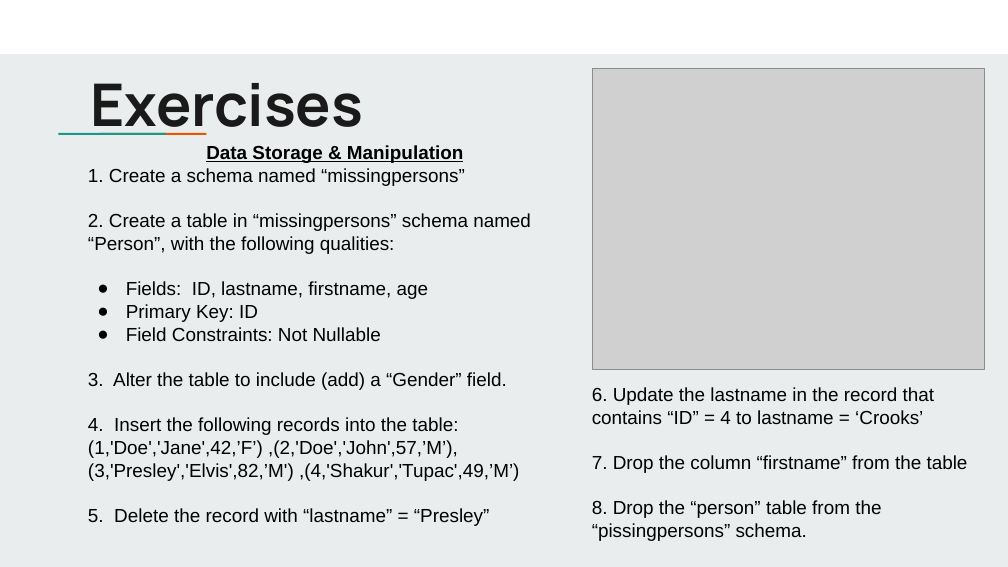
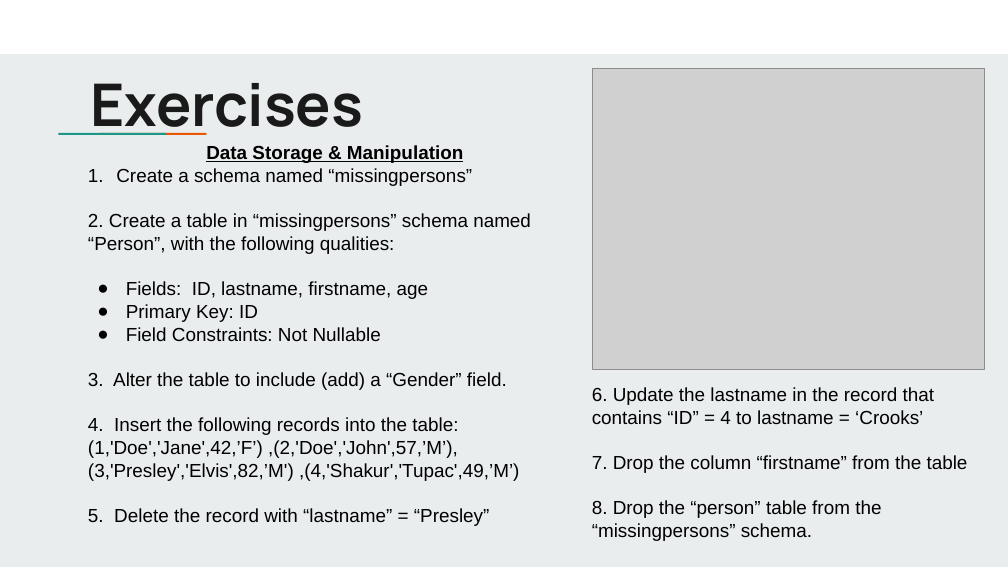
Before and after one commit to jbergmann56/OSDA-DataManipulationAndManagement, a slide deck: slide 13 of Lectures/(3) Extracting & Storing Data.pptx. Drawn at 1008x567 pixels with LibreOffice and Linux fonts; fonts in the diff are those of the drawing; grey boxes stand for pictures. Boxes give left, top, right and bottom in pixels: in the first picture for what was removed or moved away, otherwise in the second. Text is boxed around its words. In the diff, an @@ line names an element or a change of style, - is before the commit and + after.

```diff
--- a/Lectures/(3) Extracting & Storing Data.pptx
+++ b/Lectures/(3) Extracting & Storing Data.pptx
@@ text at [116, 168, 472, 186]: text changed @@
-1. Create a schema named “missingpersons”
+1. Create a schema named “missingpersons”
@@ text at [592, 500, 881, 541]: text changed @@
-8. Drop the “person” table from the “pissingpersons” schema.
+8. Drop the “person” table from the “missingpersons” schema.
```
Also in this commit, not shown: 9 other slides changed, 15 other files.
